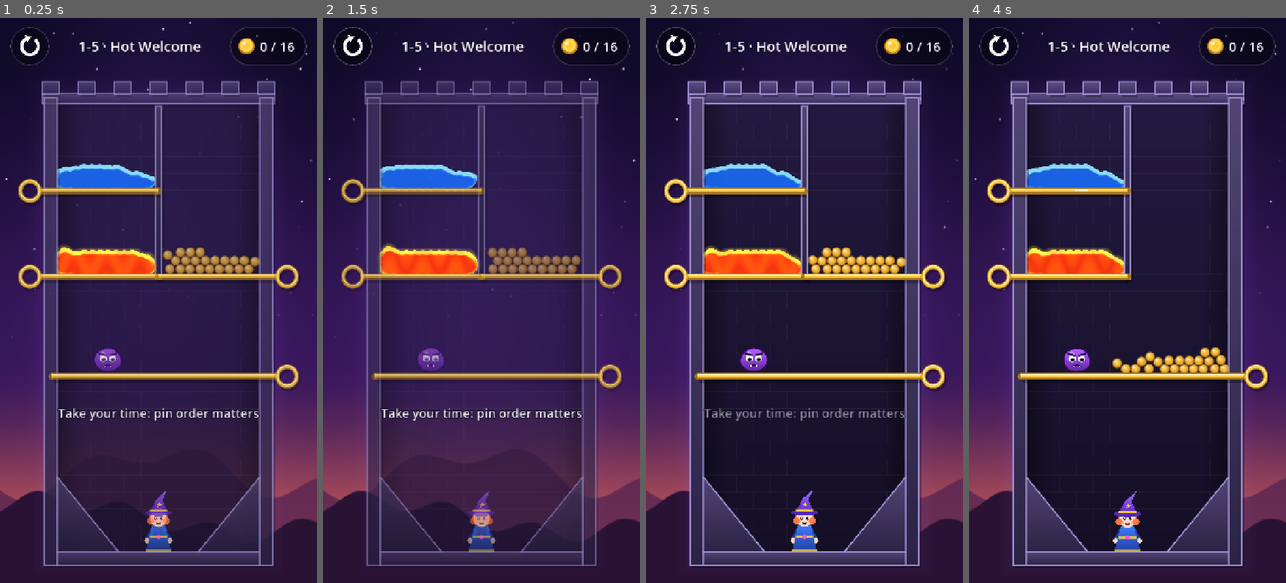
Above: before the commit, frames 1-4 (left to right).
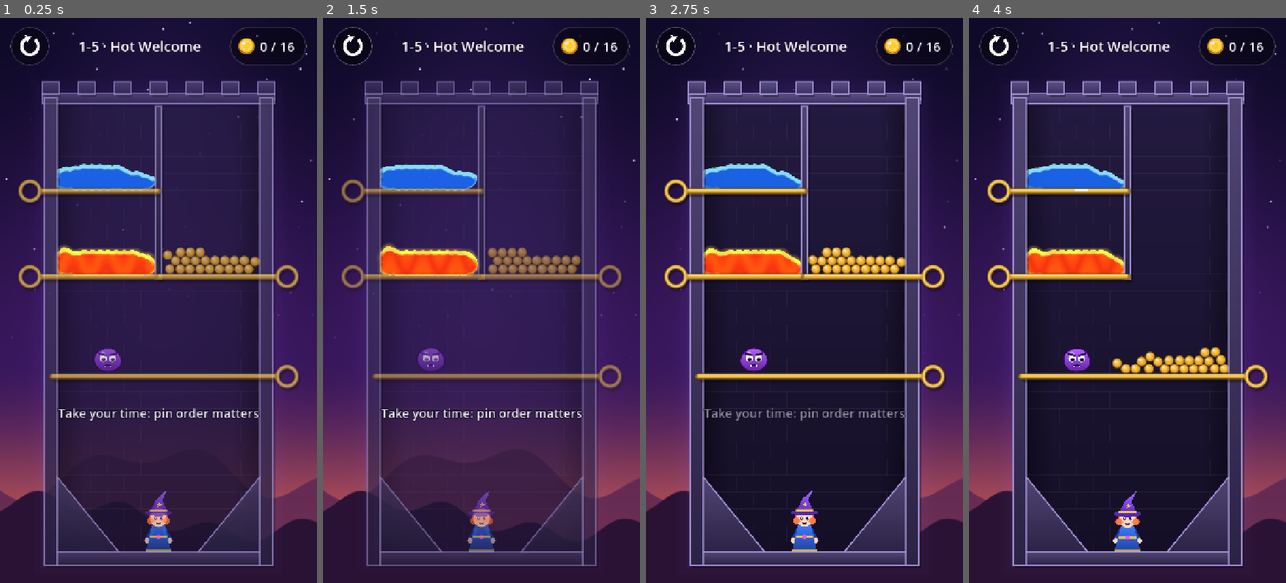
Above: after the commit, the same moments.

Repository: crownfall90-dot/mobile-game
Game: Godot game, scene res://scenes/main.tscn
Two runs of this game, one before a commit and one after it. Both use one fixed random seed, a clock stepped at 60 frames per second and the inputs below.
Inputs (mouse positions are in pixels of both pictures, inside the frame that each line leads up to):
- Up to frame 1 (0.25 s): no input
- Up to frame 2 (1.5 s): click (351, 46) at 0.5 s; click (351, 46) at 1.25 s
- Up to frame 3 (2.75 s): click (674, 46) at 2 s
- Up to frame 4 (4 s): tap Enter at 2.75 s; move the mouse to (1197, 272) at 2.77 s; click (1197, 272) at 2.92 s; drag from (1064, 328) to (1127, 498) at 3.52 s

The runs differ from the first frame. In frame 1, 2.4% of the frame differs, in the area x 5-95%, y 28-66%; in frame 2, 2.4%; in frame 3, 1.8%; in frame 4, 1.4%.

Commit message:
Pin: bake the rod, ring and shadow into one texture
The static part of a pin is rasterized once from SVG (cached per length
and angle, at most 8 textures) and drawn with one draw_texture_rect;
only the glint and the hint stay vector. Total draw calls at the start
of f1_05 under xvfb at 720x1280 drop from 222 to 159.

Claude-Session: https://claude.ai/code/session_01EU2CN14ozYiVYwVCwWA8fR

Diff:
--- a/scripts/level/pin.gd
+++ b/scripts/level/pin.gd
@@ -1,6 +1,8 @@
 class_name Pin
 extends AnimatableBody2D
 ## Штырь: держит содержимое камеры, по тапу выезжает в сторону ручки.
+## Тень, стержень и кольцо один раз растеризуются из SVG в текстуру: один draw call
+## на кадр вместо семнадцати. Поверх рисуются только бегущий блик и подсказка.
 
 signal pulled_out(pin: Pin)
 
@@ -13,6 +15,10 @@
 const INK := Color("24163d")
 const CUFF := Color("8a4dff")
 const HAND_SCALE := 1.25
+const RASTER := 2.0         # растр крупнее поля: чётко и на экранах 1440p
+const MARGIN := 16.0        # запас вокруг кольца под тень и обводку
+const CACHE_MAX := 8        # текстуры переживают перезапуск уровня, но не копятся
+const SHADOW_OFFSET := Vector2(4, 7)
 # перчатка: указательный палец, три согнутых пальца, ладонь, большой палец
 const HAND_PARTS: Array[Rect2] = [
 	Rect2(-7, 0, 14, 36), Rect2(1, 18, 11, 16), Rect2(9, 20, 11, 15), Rect2(17, 23, 10, 14),
@@ -29,7 +35,10 @@
 var _glint := -1.0
 var _glint_wait := 0.0
 var _hint_t := 0.0
+var _tex: Texture2D
+var _tex_rect := Rect2()
 static var _hand_boxes: Array = []
+static var _cache: Dictionary = {}
 
 
 func setup(pin_id: String, from: Vector2, to: Vector2, glint_offset: float) -> void:
@@ -49,6 +58,7 @@
 	_shape.position = Vector2(length * 0.5, 0)
 	add_child(_shape)
 	_glint_wait = 1.5 + glint_offset
+	_bake()
 
 
 ## Расстояние от точки (в координатах уровня) до штыря вместе с ручкой.
@@ -103,29 +113,74 @@
 
 
 func _draw() -> void:
-	var up := Vector2(0, -1).rotated(-rotation)
-	var shadow := Vector2(4, 7).rotated(-rotation)
-	var a := Vector2(HANDLE_R * 0.8, 0)
-	var b := Vector2(length, 0)
-	# тень
-	draw_line(a + shadow, b + shadow, Color(0, 0, 0, 0.3), THICKNESS, true)
-	draw_circle(shadow, HANDLE_R, Color(0, 0, 0, 0.3), false, 9.0, true)
-	# стержень
-	draw_line(a, b, GOLD_DARK, THICKNESS, true)
-	draw_circle(b, THICKNESS * 0.5, GOLD_DARK, true, -1.0, true)
-	draw_line(a + up * 1.5, b + up * 1.5, GOLD, THICKNESS * 0.55, true)
-	draw_line(a + up * 3.5, b + up * 3.5, GOLD_LIGHT, 2.0, true)
-	# ручка-кольцо
-	draw_circle(Vector2.ZERO, HANDLE_R, GOLD_DARK, false, 10.0, true)
-	draw_circle(Vector2.ZERO, HANDLE_R, GOLD, false, 6.0, true)
-	draw_circle(up * 2.0, HANDLE_R, GOLD_LIGHT, false, 1.5, true)
+	if _tex:
+		draw_texture_rect(_tex, _tex_rect, false)
 	# пробегающий блик
 	if _glint >= 0.0:
+		var up := Vector2(0, -1).rotated(-rotation)
 		var x := lerpf(-HANDLE_R, length, _glint)
 		var alpha := sin(_glint * PI) * 0.9
 		draw_line(Vector2(x - 14, 0) + up * 2, Vector2(x + 14, 0) + up * 2, Color(1, 1, 1, alpha), 4.0, true)
 	if hinted and not pulled:
 		_draw_hint()
+
+
+# Статичная часть в осях штыря. Тень и светлая грань смотрят вниз и вверх экрана,
+# поэтому картинка своя для каждой пары (длина, поворот).
+func _bake() -> void:
+	if DisplayServer.get_name() == "headless":
+		return
+	var h := HANDLE_R + MARGIN
+	_tex_rect = Rect2(-h, -h, length + HANDLE_R + MARGIN * 2.0, h * 2.0)
+	var key := "%.1f:%.4f" % [length, rotation]
+	if not _cache.has(key):
+		if _cache.size() >= CACHE_MAX:
+			_cache.clear()
+		_cache[key] = _rasterize(_svg())
+	_tex = _cache[key]
+	texture_filter = CanvasItem.TEXTURE_FILTER_LINEAR_WITH_MIPMAPS
+
+
+func _svg() -> String:
+	var up := Vector2(0, -1).rotated(-rotation)
+	var shadow := SHADOW_OFFSET.rotated(-rotation)
+	var a := Vector2(HANDLE_R * 0.8, 0)
+	var b := Vector2(length, 0)
+	var body := ""
+	# тень
+	body += _line(a + shadow, b + shadow, Color(0, 0, 0, 0.3), THICKNESS)
+	body += _ring(shadow, Color(0, 0, 0, 0.3), 9.0)
+	# стержень
+	body += _line(a, b, GOLD_DARK, THICKNESS)
+	body += '<circle cx="%.2f" cy="%.2f" r="%.2f" fill="#%s"/>' % [b.x, b.y, THICKNESS * 0.5, GOLD_DARK.to_html(false)]
+	body += _line(a + up * 1.5, b + up * 1.5, GOLD, THICKNESS * 0.55)
+	body += _line(a + up * 3.5, b + up * 3.5, GOLD_LIGHT, 2.0)
+	# ручка-кольцо
+	body += _ring(Vector2.ZERO, GOLD_DARK, 10.0)
+	body += _ring(Vector2.ZERO, GOLD, 6.0)
+	body += _ring(up * 2.0, GOLD_LIGHT, 1.5)
+	var r := _tex_rect
+	return ('<svg xmlns="http://www.w3.org/2000/svg" width="%d" height="%d" viewBox="%.2f %.2f %.2f %.2f">%s</svg>'
+		% [ceili(r.size.x), ceili(r.size.y), r.position.x, r.position.y, r.size.x, r.size.y, body])
+
+
+static func _line(a: Vector2, b: Vector2, c: Color, w: float) -> String:
+	return '<line x1="%.2f" y1="%.2f" x2="%.2f" y2="%.2f" stroke="#%s" stroke-opacity="%.2f" stroke-width="%.2f"/>' % [
+		a.x, a.y, b.x, b.y, c.to_html(false), c.a, w]
+
+
+static func _ring(center: Vector2, c: Color, w: float) -> String:
+	return '<circle cx="%.2f" cy="%.2f" r="%.2f" fill="none" stroke="#%s" stroke-opacity="%.2f" stroke-width="%.2f"/>' % [
+		center.x, center.y, HANDLE_R, c.to_html(false), c.a, w]
+
+
+static func _rasterize(svg: String) -> Texture2D:
+	var img := Image.new()
+	if img.load_svg_from_string(svg, RASTER) != OK:
+		push_error("Pin: bad SVG")
+		return null
+	img.generate_mipmaps()
+	return ImageTexture.create_from_image(img)
 
 
 # Кольцо и рука рисуются в осях экрана, как бы ни был повёрнут штырь.
